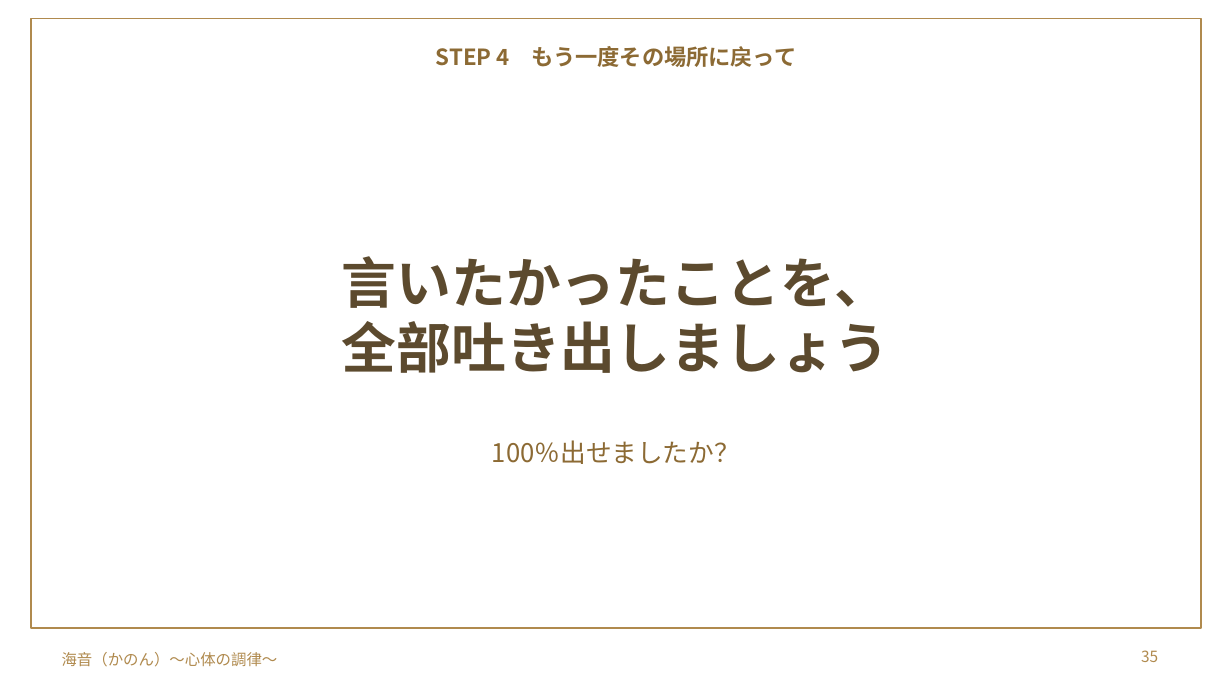
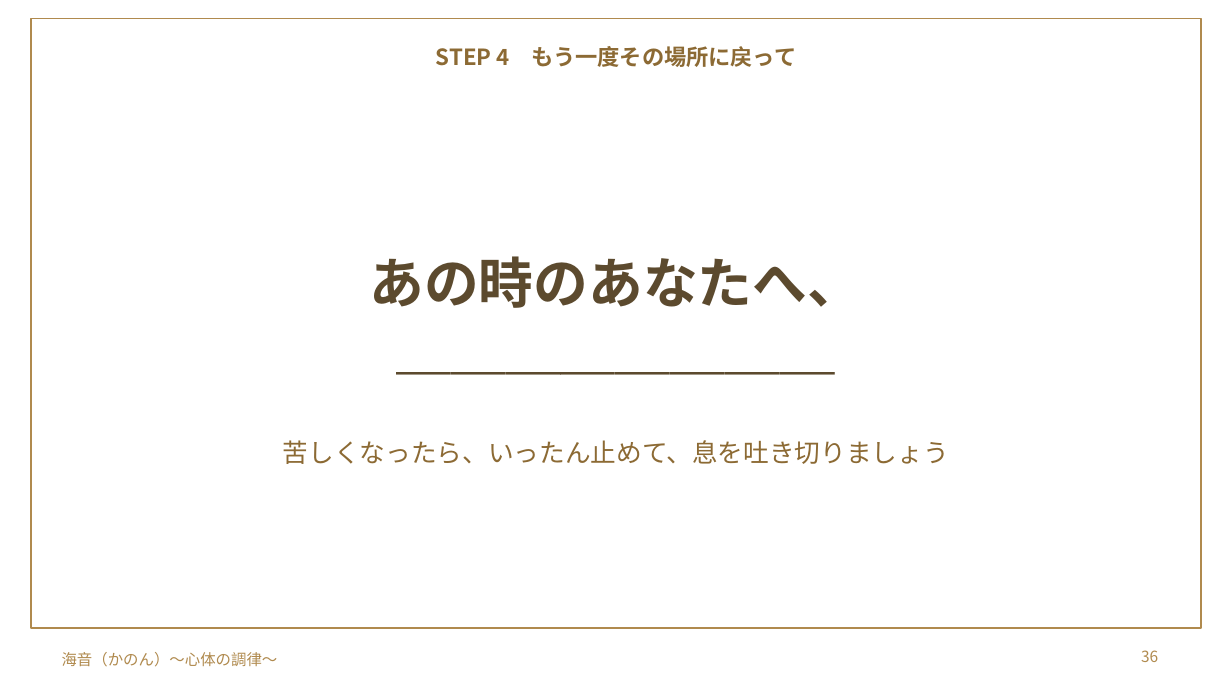
Before and after one commit to y-takahashi-cmd/MyBrain, a slide deck: slide 36 of 20_Projects/海音_心体の調律/単発/仁部あきえさん/20261028_仁部あきえさん_お金のブロック単発セッション.pptx (slide 35 before the commit). Drawn at 1232x693 pixels with LibreOffice and Linux fonts; fonts in the diff are those of the drawing; background and template pictures are left out. Boxes give left, top, right and bottom in pixels: in the first picture for what was removed or moved away, otherwise in the second. Text is boxed around its words. In the diff, an @@ line names an element or a change of style, - is before the commit and + after.

```diff
--- a/20_Projects/海音_心体の調律/単発/仁部あきえさん/20261028_仁部あきえさん_お金のブロック単発セッション.pptx
+++ b/20_Projects/海音_心体の調律/単発/仁部あきえさん/20261028_仁部あきえさん_お金のブロック単発セッション.pptx
@@ title at <box>369,256,862,308</box>: text changed @@
-言いたかったことを、
-全部吐き出しましょう
+あの時のあなたへ、
+＿＿＿＿＿＿＿＿
@@ text at <box>283,440,949,464</box>: text changed @@
-100％出せましたか？
+苦しくなったら、いったん止めて、息を吐き切りましょう
@@ page number at <box>1141,650,1158,662</box>: text changed @@
-35
+36
```
Also in this commit, not shown: 16 other slides changed, 7 slides added, 6 slides removed.
